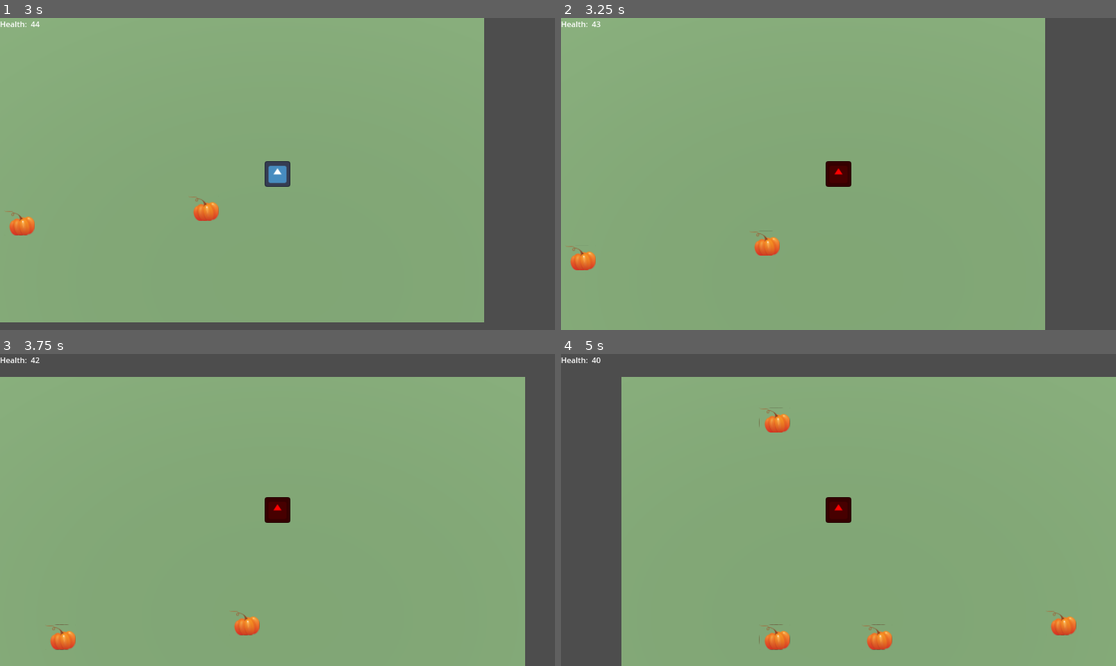
Above: before the commit, frames 1-4 (two rows, left to right).
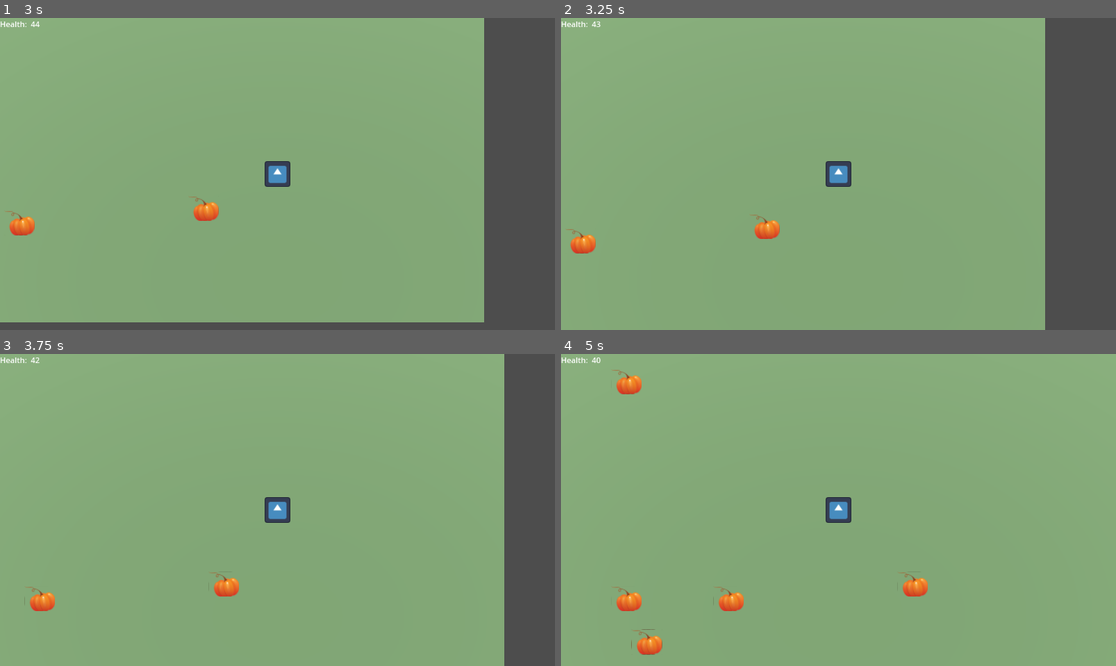
Above: after the commit, the same moments.

Repository: wattsUpJaz/Halloween2022
Game: Godot game, scene res://world.tscn
Same seed, same stepped clock (60 frames per second), same inputs: the game is played once before the commit and once after it. The engine's default icon, where the game draws it, is replaced by a stand-in: a white triangle on a blue panel in a dark square.
Inputs:
- Up to frame 1 (3 s): tap Enter at 0.5 s; hold Right (ui_right) 0.53-1.28 s; hold Down (ui_down) 1.28-2.03 s; hold Right (ui_right) 2.03-2.78 s; hold Up (ui_up) from 2.78 s (still down)
- Up to frame 2 (3.25 s): keep holding Up (ui_up)
- Up to frame 3 (3.75 s): release Up (ui_up) at 3.53 s; hold Left (ui_left) from 3.53 s (still down)
- Up to frame 4 (5 s): keep holding Left (ui_left)

Frame 1 is identical in both runs. In frame 2, 1.3% of the frame differs, in the area x 1-53%, y 45-81%; in frame 3, 11%; in frame 4, 20%, in the area x 0-100%, y 0-100%.

Commit message:
remove speed multiplier code

Diff:
--- a/player.gd
+++ b/player.gd
@@ -3,8 +3,6 @@
 class_name Player
 
 const SPEED = 5.0
-var speed_multiplier: float = 1.0
-var rand_speeds: Array = [0.5, 2]
 
 # Get the gravity from the project settings to be synced with RigidBody nodes.
 var gravity = ProjectSettings.get_setting("physics/3d/default_gravity")
@@ -23,7 +21,7 @@
 	if not is_on_floor():
 		velocity.y -= gravity * delta
 
-	var speed = SPEED * speed_multiplier
+	var speed = SPEED
 
 	# Get the input direction and handle the movement/deceleration.
 	# As good practice, you should replace UI actions with custom gameplay actions.
@@ -40,22 +38,7 @@
 
 func add_pumpkin():
 	health += 10
-	if health > 50:
-		speed_multiplier = 1
-		$Sprite3d.modulate = Color(255,255,255,255)
-	#$Sprite3d/Label3d.text = str(pumpkins)
 
 func _on_health_timer_timeout():
 	health -= 1
 	$PlayerUI/HBoxContainer/HealthCount.text = str(health)
-
-func _on_movement_variance_timer_timeout():
-	if health < 50:
-		var change = randi_range(0,1)
-		change = 1
-		if change:
-			speed_multiplier = rand_speeds[randi_range(0,1)]
-			if speed_multiplier < 1:
-				$Sprite3d.modulate = Color(0,0,255,255)
-			elif speed_multiplier > 1:
-				$Sprite3d.modulate = Color(255,0,0,255)
--- a/player.tscn
+++ b/player.tscn
@@ -38,17 +38,20 @@
 grow_vertical = 2
 
 [node name="HBoxContainer" type="HBoxContainer" parent="PlayerUI"]
+layout_mode = 1
 anchors_preset = 10
 anchor_right = 1.0
 offset_bottom = 26.0
 grow_horizontal = 2
 
 [node name="HealthLabel" type="Label" parent="PlayerUI/HBoxContainer"]
+layout_mode = 2
 offset_right = 60.0
 offset_bottom = 26.0
 text = "Health: "
 
 [node name="HealthCount" type="Label" parent="PlayerUI/HBoxContainer"]
+layout_mode = 2
 offset_left = 64.0
 offset_right = 92.0
 offset_bottom = 26.0
--- a/world.tscn
+++ b/world.tscn
@@ -17,15 +17,6 @@
 [node name="Player" parent="." instance=ExtResource("1_fumg7")]
 transform = Transform3D(1, 0, 0, 0, 1, 0, 0, 0, 1, 0, 0.0695372, 0)
 
-[node name="HBoxContainer" parent="Player/PlayerUI" index="0"]
-layout_mode = 3
-
-[node name="HealthLabel" parent="Player/PlayerUI/HBoxContainer" index="0"]
-layout_mode = 3
-
-[node name="HealthCount" parent="Player/PlayerUI/HBoxContainer" index="1"]
-layout_mode = 3
-
 [node name="Ground" type="StaticBody3D" parent="."]
 
 [node name="MeshInstance3d" type="MeshInstance3D" parent="Ground"]
